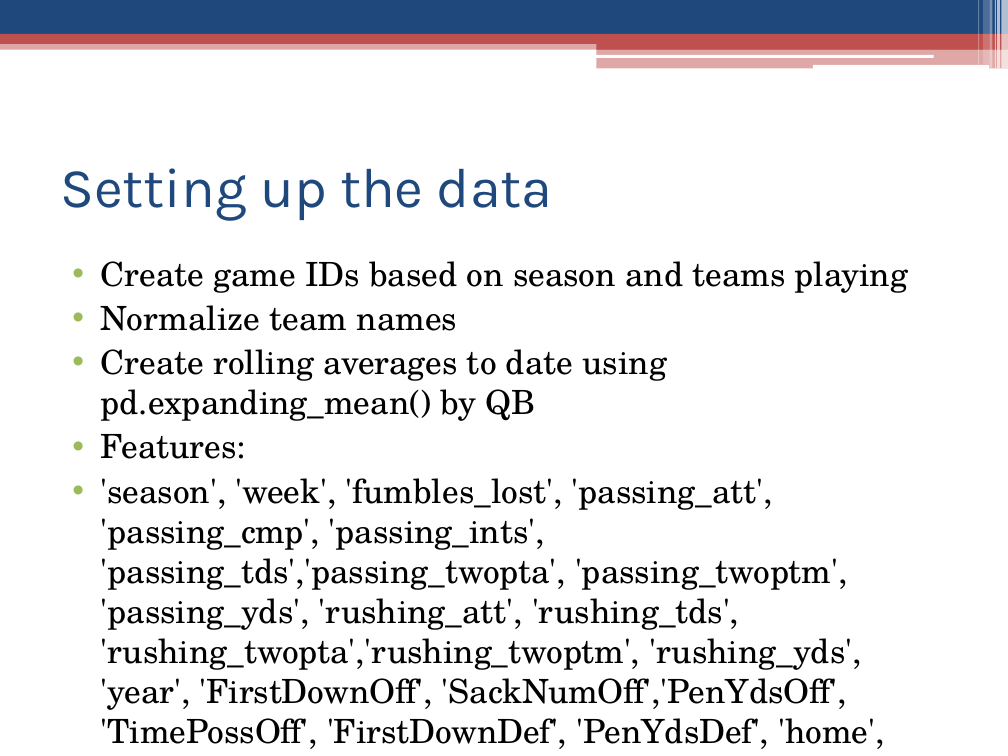
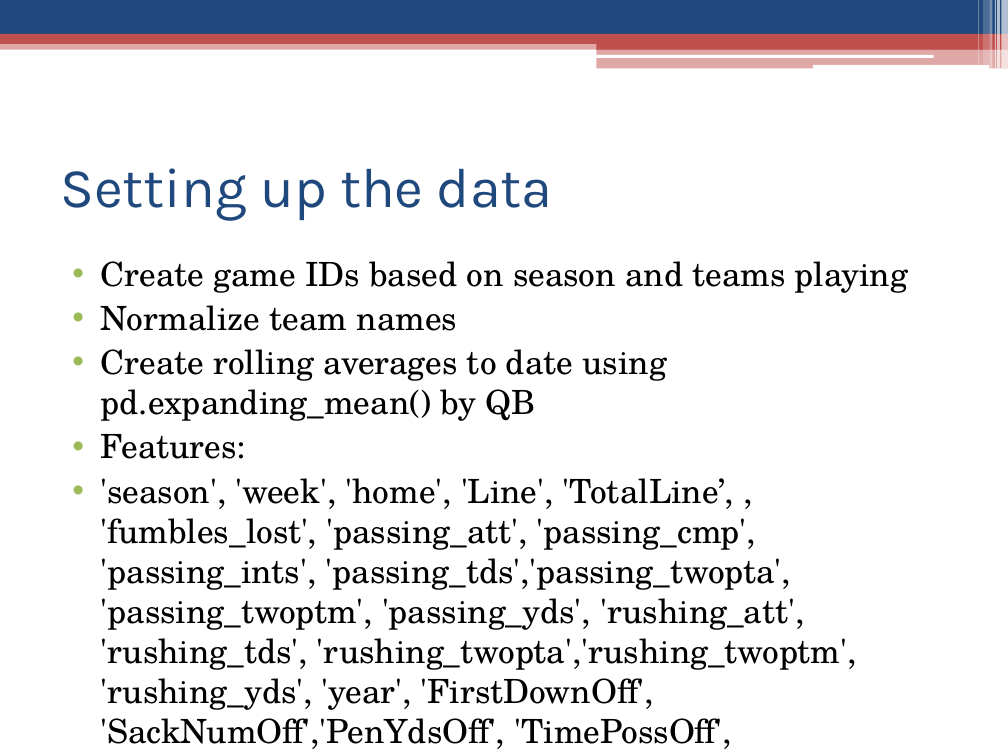
Before and after one commit to vyang91/DAT8, a slide deck: slide 9 of project/qb_projections/presentation.pptx. Drawn at 1008x756 pixels with LibreOffice and Linux fonts; fonts in the diff are those of the drawing. Boxes give left, top, right and bottom in pixels: in the first picture for what was removed or moved away, otherwise in the second. Text is boxed around its words. In the diff, an @@ line names an element or a change of style, - is before the commit and + after.

```diff
--- a/project/qb_projections/presentation.pptx
+++ b/project/qb_projections/presentation.pptx
@@ text at [101,478,857,749]: text changed @@
-• 'season', 'week', 'fumbles_lost', 'passing_att', 'passing_cmp', 'passing_ints', 'passing_tds','passing_twopta', 'passing_twoptm', 'passing_yds', 'rushing_att', 'rushing_tds', 'rushing_twopta','rushing_twoptm', 'rushing_yds', 'year', 'FirstDownOff', 'SackNumOff','PenYdsOff', 'TimePossOff', 'FirstDownDef', 'PenYdsDef', 'home', 'Line', 'TotalLine'
+• 'season', 'week', 'home', 'Line', 'TotalLine’, , 'fumbles_lost', 'passing_att', 'passing_cmp', 'passing_ints', 'passing_tds','passing_twopta', 'passing_twoptm', 'passing_yds', 'rushing_att', 'rushing_tds', 'rushing_twopta','rushing_twoptm', 'rushing_yds', 'year', 'FirstDownOff', 'SackNumOff','PenYdsOff', 'TimePossOff', 'FirstDownDef', 'PenYdsDef'
```
Also in this commit, not shown: 2 other slides changed.
